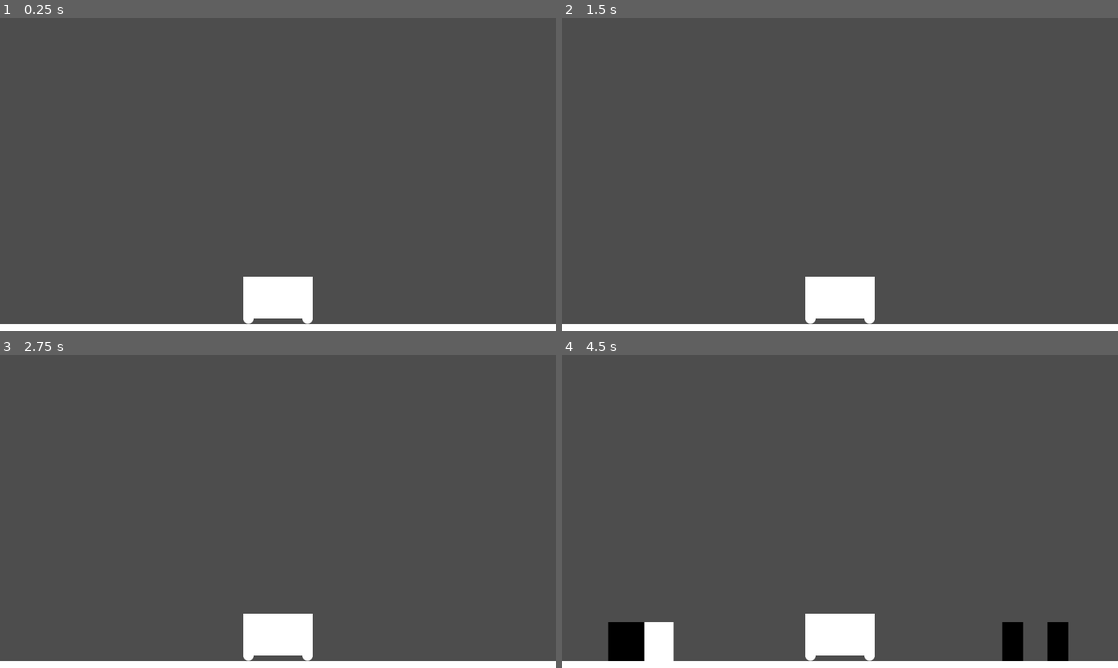
Above: before the commit, frames 1-4 (two rows, left to right).
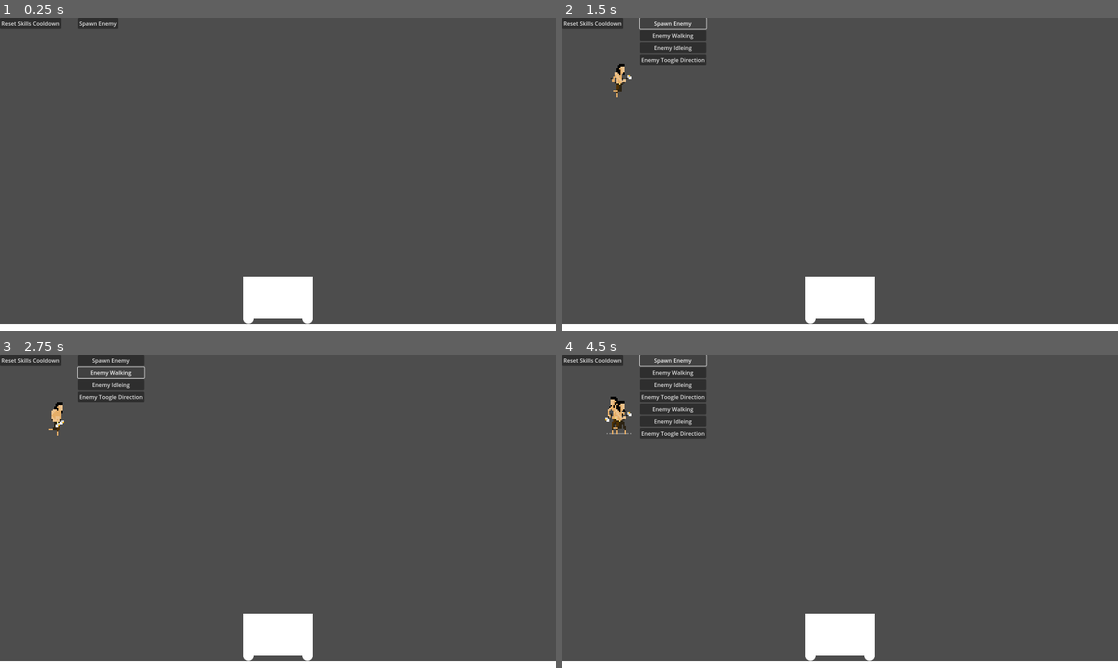
Above: after the commit, the same moments.

Repository: GesunderApfel/TowerDefense_Prototype
Game: Godot game, scene res://scenes/test/fight_scene.tscn
Same seed, same stepped clock (60 frames per second), same inputs: the game is played once before the commit and once after it. The project has no main scene, so this scene is started directly.
Inputs (mouse positions are in pixels of both pictures, inside the frame that each line leads up to):
- Up to frame 1 (0.25 s): no input
- Up to frame 2 (1.5 s): click (595, 24) at 0.5 s, where only the run after the commit has a clickable "Reset Skills Cooldown"; click (662, 24) at 1.25 s, where only the run after the commit has a clickable "Spawn Enemy"
- Up to frame 3 (2.75 s): click (111, 373) at 2 s, where only the run after the commit has a clickable "Enemy Walking"
- Up to frame 4 (4.5 s): click (673, 386) at 2.75 s, where only the run after the commit has a clickable "Enemy Idleing"; click (673, 395) at 3.5 s, where only the run after the commit has a clickable "Enemy Toogle Direction"; click (673, 361) at 4.25 s, where only the run after the commit has a clickable "Spawn Enemy"

The runs differ from the first frame. In frame 1, 0.6% of the frame differs, in the area x 0-22%, y 0-4%; in frame 2, 1.7%; in frame 3, 1.7%; in frame 4, 5.4%, in the area x 0-92%, y 0-98%.
Error before the commit: Invalid call. Nonexistent function 'add_child' in base 'Nil'. (res://scripts/combat/combat_debug.gd:31)
Error after the commit: Invalid call. Nonexistent function 'add_child' in base 'Nil'. (res://scripts/combat/combat_debug.gd:53)

Commit message:
CombatDebugUI can now be initialize via CombatDebug - upgraded spawner

Diff:
--- a/scenes/combat/combat_test/test_enemy.tscn
+++ b/scenes/combat/combat_test/test_enemy.tscn
@@ -1,8 +1,7 @@
-[gd_scene load_steps=38 format=3 uid="uid://kd4xv22ktbk8"]
+[gd_scene load_steps=37 format=3 uid="uid://kd4xv22ktbk8"]
 
 [ext_resource type="Script" path="res://scripts/combat/enemy_test.gd" id="1_6duvw"]
 [ext_resource type="Texture2D" uid="uid://bsx3bcku7oeis" path="res://assets/graphics/combat/combat_test_graphics/pixelAxeBandit/Axe Bandit Attack.png" id="2_ph6rl"]
-[ext_resource type="PackedScene" uid="uid://oxop7s84xh2o" path="res://scenes/combat/debug/combat_debug_ui.tscn" id="2_s4iao"]
 [ext_resource type="Texture2D" uid="uid://ceyx3ssv54iea" path="res://assets/graphics/combat/combat_test_graphics/pixelAxeBandit/Axe Bandit.png" id="3_sti7g"]
 [ext_resource type="Texture2D" uid="uid://dgdveeepmxvqc" path="res://assets/graphics/combat/combat_test_graphics/pixelAxeBandit/axe bandit run.png" id="4_0mlg0"]
 
@@ -193,6 +192,62 @@
 "name": &"walk",
 "speed": 12.0
 }]
+
+[sub_resource type="Animation" id="Animation_q4tl2"]
+length = 0.001
+tracks/0/type = "value"
+tracks/0/imported = false
+tracks/0/enabled = true
+tracks/0/path = NodePath("AnimatedSprite2D:animation")
+tracks/0/interp = 1
+tracks/0/loop_wrap = true
+tracks/0/keys = {
+"times": PackedFloat32Array(0),
+"transitions": PackedFloat32Array(1),
+"update": 1,
+"values": [&"idle"]
+}
+tracks/1/type = "value"
+tracks/1/imported = false
+tracks/1/enabled = true
+tracks/1/path = NodePath("AnimatedSprite2D:frame")
+tracks/1/interp = 1
+tracks/1/loop_wrap = true
+tracks/1/keys = {
+"times": PackedFloat32Array(0),
+"transitions": PackedFloat32Array(1),
+"update": 1,
+"values": [0]
+}
+
+[sub_resource type="Animation" id="Animation_kvjdg"]
+resource_name = "attack"
+length = 0.5
+loop_mode = 1
+tracks/0/type = "value"
+tracks/0/imported = false
+tracks/0/enabled = true
+tracks/0/path = NodePath("AnimatedSprite2D:animation")
+tracks/0/interp = 1
+tracks/0/loop_wrap = true
+tracks/0/keys = {
+"times": PackedFloat32Array(0),
+"transitions": PackedFloat32Array(1),
+"update": 1,
+"values": [&"attack"]
+}
+tracks/1/type = "value"
+tracks/1/imported = false
+tracks/1/enabled = true
+tracks/1/path = NodePath("AnimatedSprite2D:frame")
+tracks/1/interp = 1
+tracks/1/loop_wrap = true
+tracks/1/keys = {
+"times": PackedFloat32Array(0, 0.1, 0.2, 0.3, 0.4, 0.5),
+"transitions": PackedFloat32Array(1, 1, 1, 1, 1, 1),
+"update": 1,
+"values": [1, 2, 3, 4, 5, 6]
+}
 
 [sub_resource type="Animation" id="Animation_xvpet"]
 resource_name = "idle"
@@ -223,33 +278,6 @@
 "values": [1, 2, 3, 4, 5]
 }
 
-[sub_resource type="Animation" id="Animation_q4tl2"]
-length = 0.001
-tracks/0/type = "value"
-tracks/0/imported = false
-tracks/0/enabled = true
-tracks/0/path = NodePath("AnimatedSprite2D:animation")
-tracks/0/interp = 1
-tracks/0/loop_wrap = true
-tracks/0/keys = {
-"times": PackedFloat32Array(0),
-"transitions": PackedFloat32Array(1),
-"update": 1,
-"values": [&"idle"]
-}
-tracks/1/type = "value"
-tracks/1/imported = false
-tracks/1/enabled = true
-tracks/1/path = NodePath("AnimatedSprite2D:frame")
-tracks/1/interp = 1
-tracks/1/loop_wrap = true
-tracks/1/keys = {
-"times": PackedFloat32Array(0),
-"transitions": PackedFloat32Array(1),
-"update": 1,
-"values": [0]
-}
-
 [sub_resource type="Animation" id="Animation_8ecui"]
 resource_name = "walk"
 length = 0.7
@@ -279,35 +307,6 @@
 "values": [1, 2, 3, 4, 5, 6, 7]
 }
 
-[sub_resource type="Animation" id="Animation_kvjdg"]
-resource_name = "attack"
-length = 0.5
-loop_mode = 1
-tracks/0/type = "value"
-tracks/0/imported = false
-tracks/0/enabled = true
-tracks/0/path = NodePath("AnimatedSprite2D:animation")
-tracks/0/interp = 1
-tracks/0/loop_wrap = true
-tracks/0/keys = {
-"times": PackedFloat32Array(0),
-"transitions": PackedFloat32Array(1),
-"update": 1,
-"values": [&"attack"]
-}
-tracks/1/type = "value"
-tracks/1/imported = false
-tracks/1/enabled = true
-tracks/1/path = NodePath("AnimatedSprite2D:frame")
-tracks/1/interp = 1
-tracks/1/loop_wrap = true
-tracks/1/keys = {
-"times": PackedFloat32Array(0, 0.1, 0.2, 0.3, 0.4, 0.5),
-"transitions": PackedFloat32Array(1, 1, 1, 1, 1, 1),
-"update": 1,
-"values": [1, 2, 3, 4, 5, 6]
-}
-
 [sub_resource type="AnimationLibrary" id="AnimationLibrary_df5fh"]
 _data = {
 "RESET": SubResource("Animation_q4tl2"),
@@ -319,8 +318,6 @@
 [node name="TestEnemy" type="Node2D"]
 script = ExtResource("1_6duvw")
 
-[node name="CombatDebugUI" parent="." instance=ExtResource("2_s4iao")]
-
 [node name="EnemyAnimator" type="Node" parent="."]
 
 [node name="AnimationTree" type="AnimationTree" parent="EnemyAnimator"]
--- a/scenes/test/banditspawner.tscn
+++ b/scenes/test/banditspawner.tscn
@@ -9,6 +9,6 @@
 wait_time = 3.0
 one_shot = true
 
-[node name="Node" type="Node" parent="."]
+[node name="Enemies" type="Node" parent="."]
 
 [connection signal="timeout" from="Start" to="." method="_on_start_timeout"]
--- a/scenes/test/fight_scene.tscn
+++ b/scenes/test/fight_scene.tscn
@@ -24,3 +24,4 @@
 position = Vector2(800, 880)
 
 [node name="BanditSpawner" parent="." instance=ExtResource("2_qecib")]
+enemy_amount = 1
--- a/scripts/combat/combat_debug.gd
+++ b/scripts/combat/combat_debug.gd
@@ -1,4 +1,10 @@
 extends Node
+
+const DEBUG_ACTIVE = true #global control for debug
+
+const COMBAT_DEBUG_UI = preload("res://scenes/combat/debug/combat_debug_ui.tscn")
+var debug_ui
+
 
 func _ready():
 	#this should pretty much never be called
@@ -11,7 +17,18 @@
 		#print("null")
 	pass
 
+func initialize_combat_debug_ui():
+	print("Combat Debug UI - IsActive: {isActive}".format({"isActive": DEBUG_ACTIVE}))
 
+	if !DEBUG_ACTIVE:
+		pass
+
+	if debug_ui != null:
+		pass
+	else:
+		debug_ui = COMBAT_DEBUG_UI.instantiate()
+		add_child(debug_ui)
+		pass
 
 #######################################
 ########### DEBUG CALLBACKS ###########
@@ -21,10 +38,15 @@
 
 # this should only be called by combat_debug_ui to instantiate the UI element
 func set_debug_button_binding_container(node):
+	if !DEBUG_ACTIVE:
+		pass
 	vbc_method_binder_buttons = node
 
 
 func bind_debug_method(debug_method: Callable, method_name: String):
+	if !DEBUG_ACTIVE:
+		pass
+
 	var button = DEBUG_BUTTON_FOR_METHOD_BINDING.instantiate()
 	button.pressed.connect(debug_method)
 	button.text = method_name
@@ -39,13 +61,21 @@
 
 # this should only be called by combat_debug_ui to instantiate the UI element
 func set_fixed_debug_button_binding_container(node):
+	if !DEBUG_ACTIVE:
+		pass
+
 	vbc_fixed_debug_buttons = node
 	create_fixed_debug_buttons()
 
 func create_fixed_debug_buttons():
+	if !DEBUG_ACTIVE:
+		pass
 	create_skill_cooldown_reset_button()
 
 func create_skill_cooldown_reset_button():
+	if !DEBUG_ACTIVE:
+		pass
+
 	var button = DEBUG_BUTTON_FOR_METHOD_BINDING.instantiate()
 	button.pressed.connect(cooldown_reset)
 	button.text = "Reset Skills Cooldown"
@@ -53,6 +83,9 @@
 
 var cooldown_actions: Array[PlayerSkillButton] = []
 func cooldown_reset():
+	if !DEBUG_ACTIVE:
+		pass
+
 	# for all cooldown_actions -> reset
 	for action in cooldown_actions:
 		action.reset_button()
--- a/scripts/combat/combat_ui.gd
+++ b/scripts/combat/combat_ui.gd
@@ -8,6 +8,8 @@
 const PLAYER_SKILL_I_AM_DEATH = preload("res://resources/combat/player_skills/player_skill_i_am_death.tres")
 
 func _ready():
+	CombatDebug.initialize_combat_debug_ui()
+
 	var skill_repair = PLAYER_SKILL_BUTTON_BASE.instantiate()
 	skill_repair.initialize(PLAYER_SKILL_REPAIR)
 
--- a/scripts/combat/enemy_test.gd
+++ b/scripts/combat/enemy_test.gd
@@ -39,6 +39,7 @@
 
 func _ready():
 	animation_tree.active = true
+	CombatDebug.initialize_combat_debug_ui()
 	CombatDebug.bind_debug_method(debug_walk, "Enemy Walking")
 	CombatDebug.bind_debug_method(debug_idle, "Enemy Idleing")
 	CombatDebug.bind_debug_method(debug_toogle_look_direction, "Enemy Toogle Direction")
--- a/scripts/test/banditspawner.gd
+++ b/scripts/test/banditspawner.gd
@@ -1,32 +1,33 @@
 extends Node2D
 
-var enemy = preload("res://scenes/test/enemy.tscn")
-var amount
-#var meleecount
-#var rangedcount
-#var supportcount
+const TEST_ENEMY_SCN = preload("res://scenes/combat/combat_test/test_enemy.tscn")
+
+@export var enemy_amount = 1
+
+@export_range(0,10000) var ground_height = 880
+@export var spawn_offset = Vector2(900,1200) # y value is for flying monsters
 
 func _ready():
-	amount = 6
-	$Start.start()
+	#$Start.start()
+	CombatDebug.initialize_combat_debug_ui()
+	CombatDebug.bind_debug_method(spawnEnemy,"Spawn Enemy")
+
 
 func _process(delta):
 	pass
 
-#func setcounts(mc, rc, sc):
-	#meleecount = mc
-	#rangedcount = rc
-	#supportcount = sc
 
 func spawnEnemy():
-	var r = randi() % 2
-	var spawn = enemy.instantiate()
-	spawn.position = Vector2(800 + (800 + randf_range(0,300))*pow(-1,r),880)
-	$Node.add_child(spawn)
+	var horizontal_spawn_direction = 1 if(randi_range(0,1) == 0) else -1 #ternary operation
+	var spawn = TEST_ENEMY_SCN.instantiate()
 
-func _on_start_timeout():
-	var i = 0
-	while i < amount:
-		spawnEnemy()
-		i+=1
-	$Start.stop()
+	spawn.position = Vector2(spawn_offset.x * horizontal_spawn_direction,ground_height)
+	$Enemies.add_child(spawn)
+
+
+#func _on_start_timeout():
+	#var i = 0
+	#while i < enemy_amount:
+		#spawnEnemy()
+		#i+=1
+	#$Start.stop()
